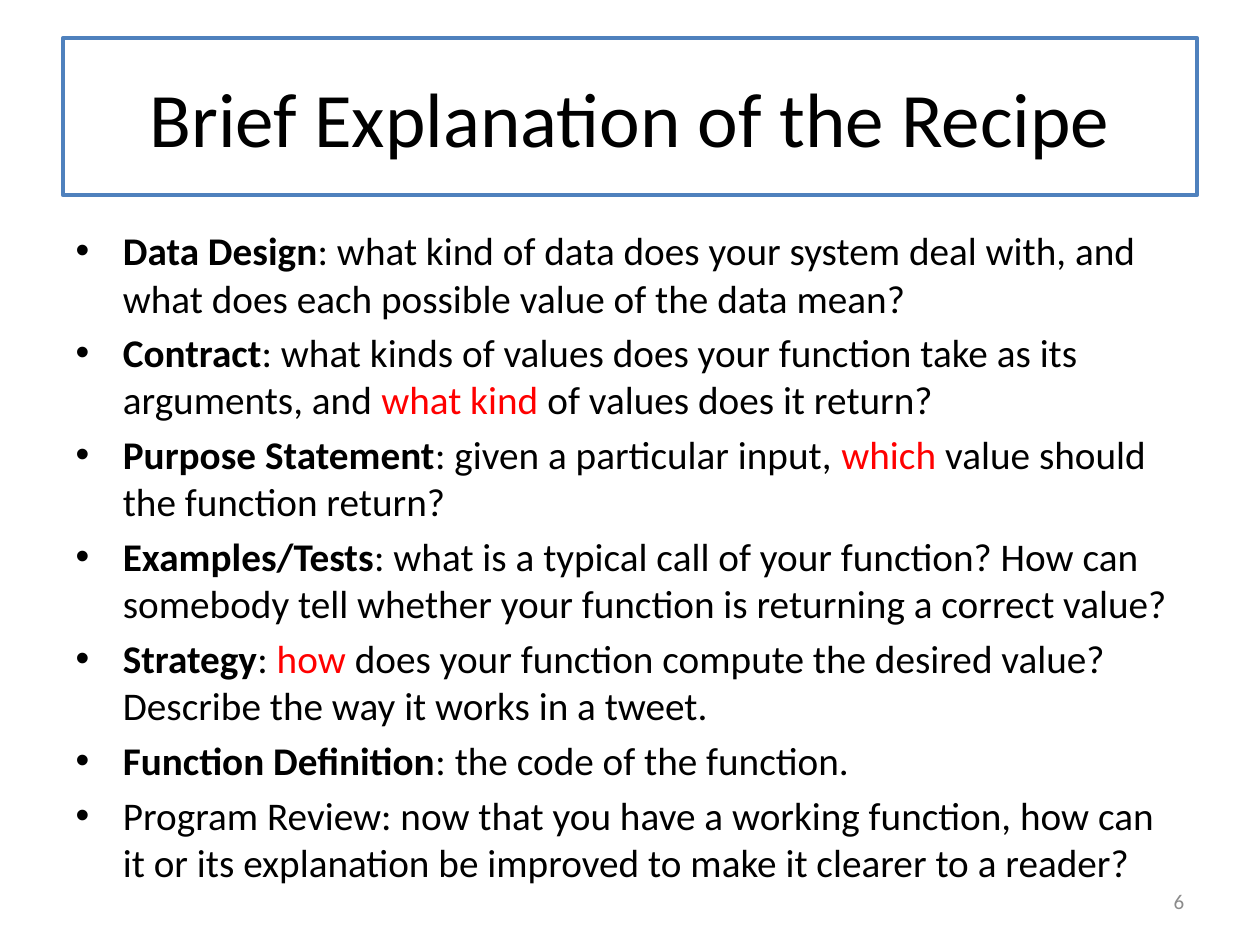
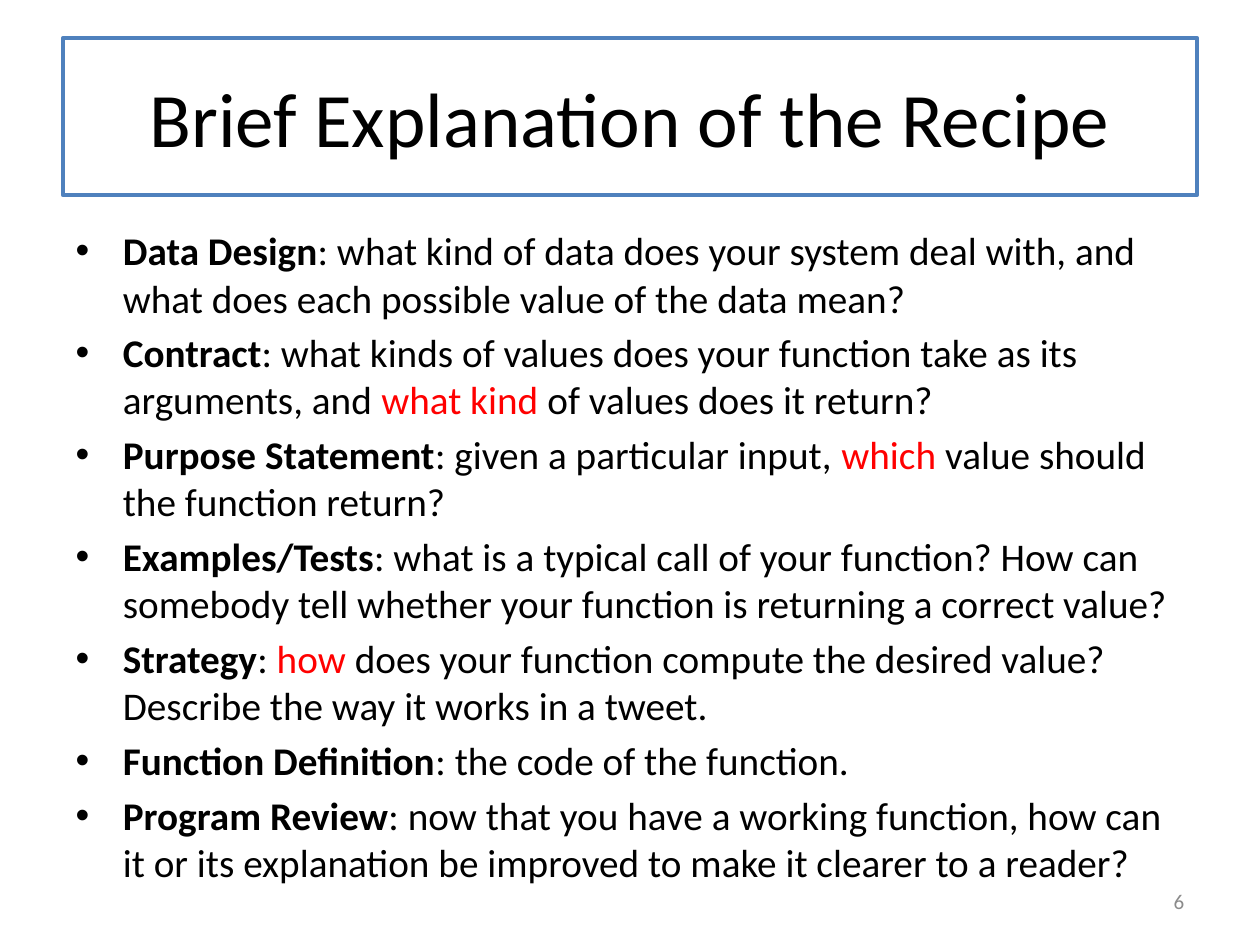
Before and after one commit to mwand/cs5010f17, a slide deck: slide 6 of Slides/Lesson 1.1 The Function Design Recipe.pptx. Drawn at 1260x945 pixels with LibreOffice and Linux fonts; fonts in the diff are those of the drawing. Boxes give left, top, right and bottom in pixels: in the first picture for what was removed or moved away, otherwise in the second. Text is boxed around its words. In the diff, an @@ line names an element or a change of style, - is before the commit and + after.

```diff
--- a/Slides/Lesson 1.1 The Function Design Recipe.pptx
+++ b/Slides/Lesson 1.1 The Function Design Recipe.pptx
@@ text at (123,802,1161,884): bold on in "Program Review:" @@
```
Also in this commit, not shown: 10 other files.
